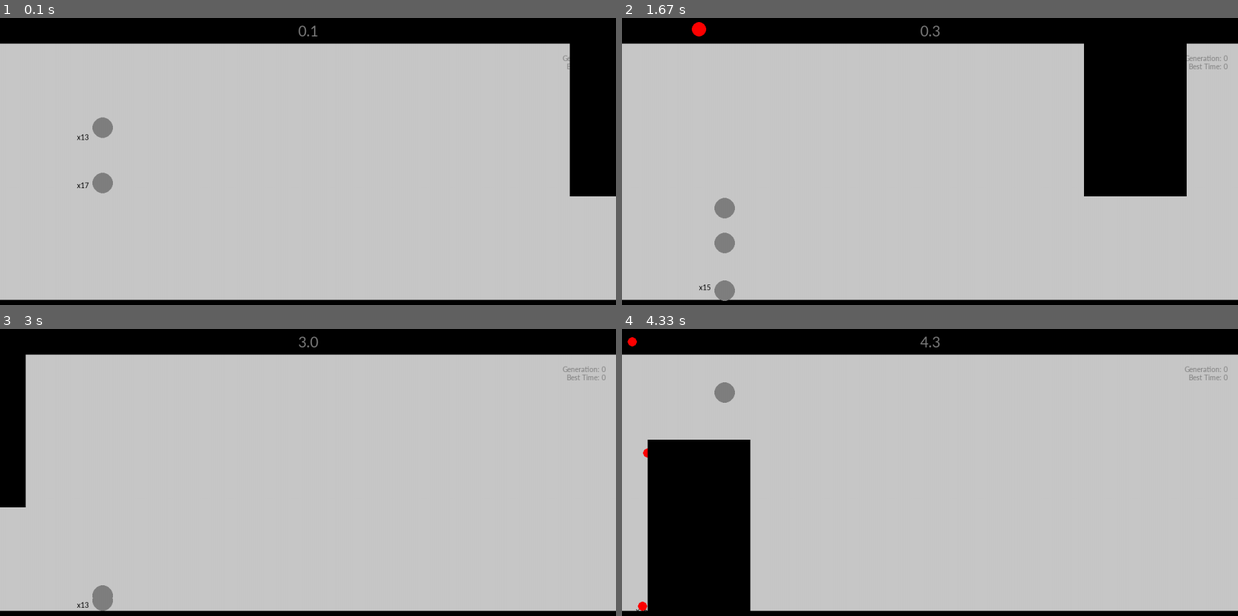
Above: before the commit, frames 1-4 (two rows, left to right).
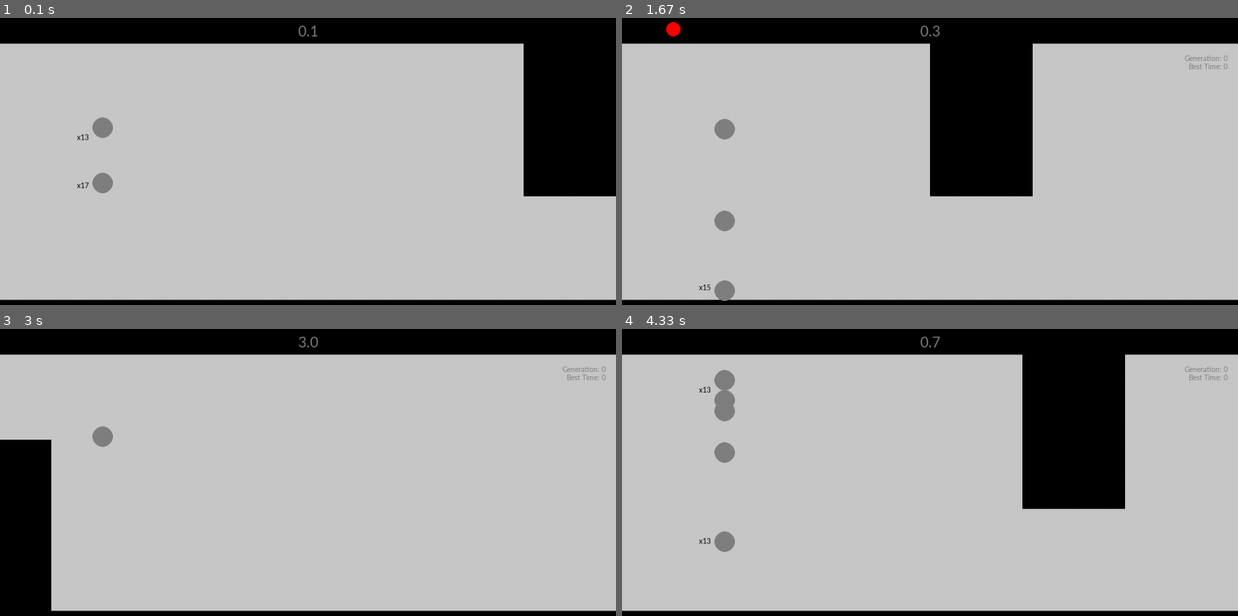
Above: after the commit, the same moments.

Repository: philmuri/GA-project
Game: pygame game, started from main.py
The game is run twice, just before and just after one commit, with the same random seed, the same clock (stepped at 60 frames per second) and the same inputs.
Inputs:
- Up to frame 1 (0.1 s): no input
- Up to frame 2 (1.67 s): hold P 0.33-0.8 s
- Up to frame 3 (3 s): hold P 1.83-2.3 s; tap Space at 2.33, 2.67 s
- Up to frame 4 (4.33 s): hold Space 3-3.47 s; tap Space at 3.5 s

The runs differ from the first frame. In frame 1, 4.0% of the frame differs, in the area x 85-93%, y 8-63%; in frame 2, 19%; in frame 3, 5.7%; in frame 4, 20%, in the area x 0-82%, y 2-99%.

Commit message:
feat: finished genetic algorithm back-propagation

Diff:
--- a/constants.py
+++ b/constants.py
@@ -16,7 +16,7 @@
 PLAYER_COLOR = (128, 128, 128)
 PLAYER_DEATH_COLOR = (255, 0, 0)
 
-OBSTACLE_SPEED = 10
+OBSTACLE_SPEED = 20
 GRAVITY = 0.5
 JUMP_FORCE = -10
 GAME_FPS = 90
@@ -31,3 +31,6 @@
 MUTATION_RATE = 0.5
 MUTATION_SIZE = 1
 KEEP_PARENTS = 2
+# The sum of the following must be below 1:
+CROSSOVER_RATE = 0.3
+CROSS_GENERATION_RATE = 0.3
--- a/main.py
+++ b/main.py
@@ -8,6 +8,7 @@
 import sys
 import copy
 import time
+import random
 
 
 # -- Initialize Pygame --
@@ -29,8 +30,15 @@
     'Best Time': 0,
 }
 # - Data -
-all_best_times = []
+best_players = {
+    'generation': [],
+    'weights_input': [],
+    'weights_hidden': [],
+    'time_alive': []
+}
 best_overall_time = 0
+best_overall_iw = None
+best_overall_hw = None
 # - AI Variables -
 population: List[Player] = []
 dead_players = 0
@@ -72,6 +80,7 @@
 
 def display_overlaps(screen, population: List[Player], min_overlaps: int) -> None:
     # NOTE: This is ~O(n^2) (no overlaps) and up to ~O(n^3) (many overlaps)
+    # NOTE: Could increase performance a ton by only checking this if players are on ground level
     overlap_groups = []
     text_pos_registry = set()
     for i in range(len(population)):
@@ -109,6 +118,21 @@
         text_y = c.BASE_HEIGHT + 20
         y_offset = text_y + n * c.FONT_SIZE
         screen.blit(text, (text_x, y_offset))
+
+
+# - Other Functions -
+def nested_mean(nested_list1, nested_list2):
+    """Perform component-wise averaging of two nested lists, provided
+    their shapes are identical.
+
+    Args:
+        nested_list1: First nested list.
+        nested_list2: Second nested list.
+
+    Returns:
+        The resulting component-wise averaged nested list.
+    """
+    return (np.array(nested_list1) + np.array(nested_list2)) / 2
 
 
 # -- Main Game Loop --
@@ -148,6 +172,7 @@
                 user_player.update(obstacle)
                 user_player.draw(screen)
             obstacle.draw(screen)
+
             # - Handle Collisions -
             if c.is_AI:
                 for _ in population:
@@ -171,29 +196,64 @@
         # the benefit of this is more clear code
         population = sorted(population, key=lambda player: player.fitness())
 
-        best_time = population[-1].time_alive
-        all_best_times.append(best_time)
-        best_overall_time = max(all_best_times)
-
-        best_input_weights = population[-1].weights_input
-        best_hidden_weights = population[-1].weights_hidden
-
-        print(f"Best input weights:\n {best_input_weights}")
-        print(f"Best hidden weights:\n {best_hidden_weights}")
+        best_player = population[-1]
+        best_players['generation'].append(generation)
+        best_players['weights_input'].append(
+            copy.deepcopy(best_player.weights_input))
+        best_players['weights_hidden'].append(
+            copy.deepcopy(best_player.weights_hidden))
+        best_players['time_alive'].append(best_player.time_alive)
+
+        best_overall_index = best_players['time_alive'].index(
+            max(best_players['time_alive']))
+        best_overall_time = best_players['time_alive'][best_overall_index]
+        best_overall_iw = best_players['weights_input'][best_overall_index]
+        best_overall_hw = best_players['weights_hidden'][best_overall_index]
 
         # NOTE: With current implementation of reset(), it must be called
         # BEFORE assigning new weights to population
         reset(obstacle=obstacle, players=population)
 
-        # NOTE: For now, simple cloning + mutation of best player in generation
-        for _ in population:
-            _.weights_input = copy.deepcopy(best_input_weights)
-            _.weights_hidden = copy.deepcopy(best_hidden_weights)
-            _.mutate()
-
-        time.sleep(0.5)
+        # -- Crossover and Mutating --
+        for i, _ in enumerate(population):
+            # - Standard crossover among KEEP_PARENTS parents -
+            if i <= int(len(population) * c.CROSSOVER_RATE):
+                parents_iw = random.sample(
+                    [population[-j-1].weights_input for j in range(c.KEEP_PARENTS)], 2)
+                parents_hw = random.sample(
+                    [population[-j-1].weights_hidden for j in range(c.KEEP_PARENTS)], 2)
+
+                child_iw = nested_mean(parents_iw[0], parents_iw[1])
+                child_hw = nested_mean(parents_hw[0], parents_hw[1])
+
+                # NOTE: Must deepcopy for nested lists
+                _.weights_input = copy.deepcopy(child_iw)
+                _.weights_hidden = copy.deepcopy(child_hw)
+                _.mutate()
+
+            # - Cross-generation crossover -
+            elif i <= int(len(population) * (c.CROSS_GENERATION_RATE + c.CROSSOVER_RATE)):
+                parents_iw = [population[-1].weights_input, best_overall_iw]
+                parents_hw = [population[-1].weights_hidden, best_overall_hw]
+
+                child_iw = nested_mean(parents_iw[0], parents_iw[1])
+                child_hw = nested_mean(parents_hw[0], parents_hw[1])
+
+                _.weights_input = copy.deepcopy(child_iw)
+                _.weights_hidden = copy.deepcopy(child_hw)
+                _.mutate()
+
+            # - Cloning or Resetting -
+            else:
+                # NOTE: TBD Add fractional population reset if no improvement
+                _.weights_input = copy.deepcopy(population[-1].weights_input)
+                _.weights_hidden = copy.deepcopy(population[-1].weights_hidden)
+                _.mutate()
+
         dead_players = 0
         generation_clock = 0.0
+        generation += 1
+        time.sleep(0.5)
         game_running = True
 
 # 2) keep the best bird, and extract their inputweights and hiddenweights using deepcopy from copy library
--- /dev/null
+++ b/test.py
@@ -0,0 +1,6 @@
+import numpy as np
+
+list1 = [[1, 2], [3, 4]]
+list2 = [[5, 6], [7, 8]]
+
+print(((np.array(list1) + np.array(list2)) / 2).tolist())
